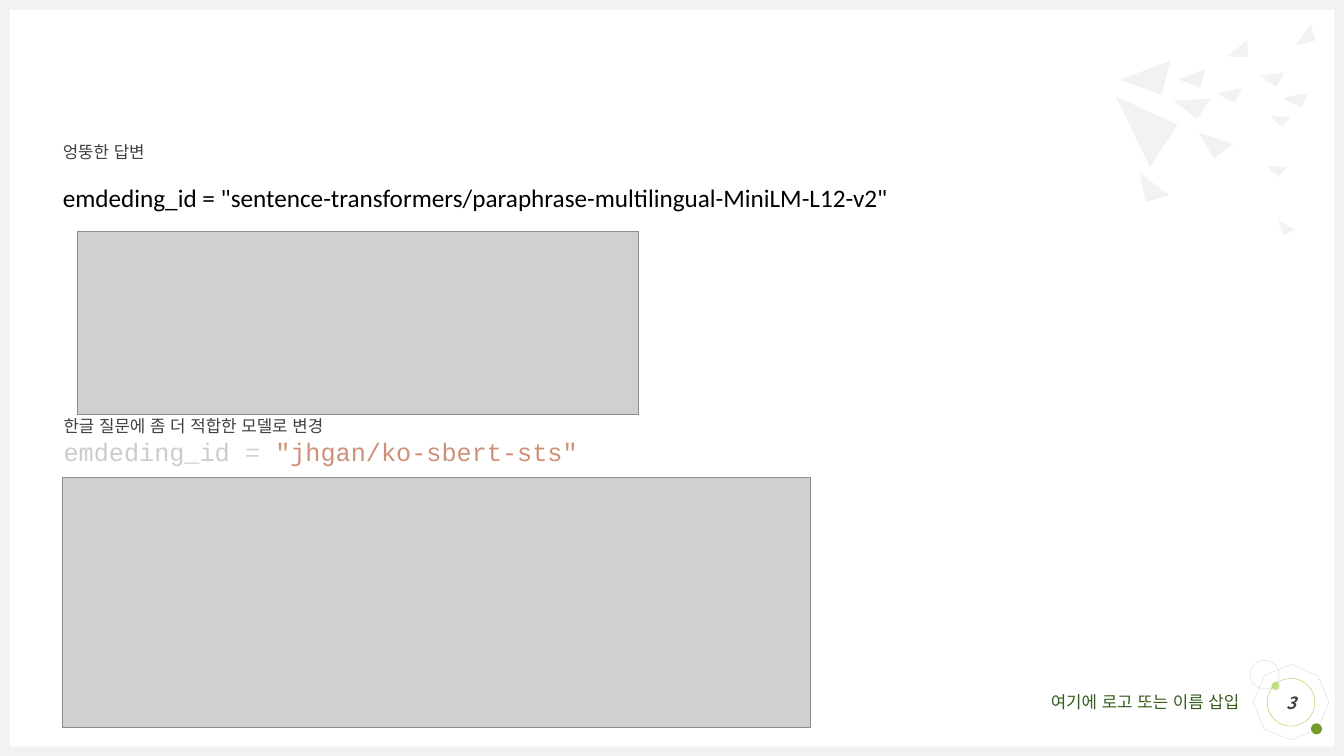
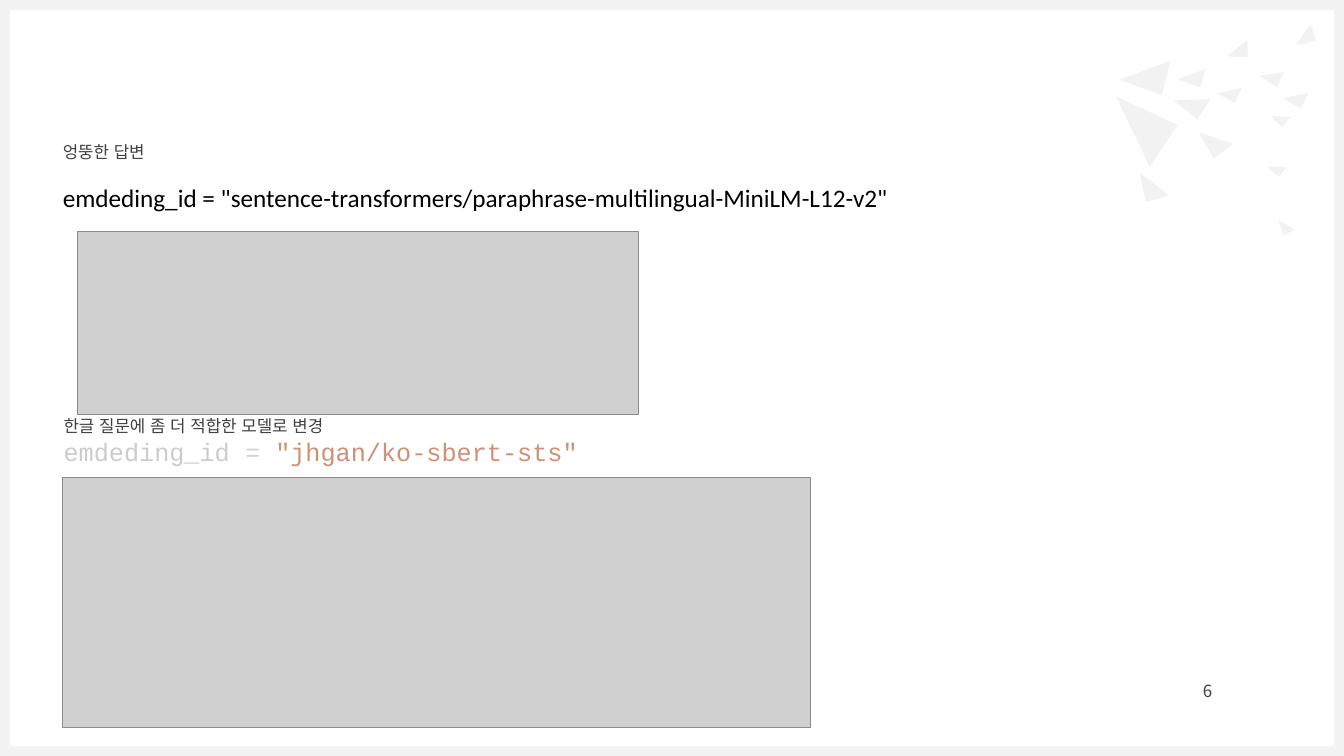
Before and after one commit to Wonchul08Lee/GenAI, a slide deck: slide 6 of Report.pptx (slide 3 before the commit). Drawn at 1344x756 pixels with LibreOffice and Linux fonts; fonts in the diff are those of the drawing; grey boxes stand for pictures. Boxes give left, top, right and bottom in pixels: in the first picture for what was removed or moved away, otherwise in the second. Text is boxed around its words. In the diff, an @@ line names an element or a change of style, - is before the commit and + after.

```diff
--- a/Report.pptx
+++ b/Report.pptx
@@ octagon removed at (1246, 657, 1337, 748) @@
@@ page number: place and size @@
-page number at (1267, 679, 1315, 726)
+page number at (1182, 667, 1229, 715)
@@ page number at (1182, 667, 1229, 715): outline #9ACB39 0.25 pt to none @@
@@ page number at (1203, 684, 1212, 697): text changed; bold off; italic off @@
-3
+6
@@ ellipse removed at (1250, 660, 1278, 689) @@
@@ ellipse removed at (1271, 682, 1279, 690) @@
@@ text removed at (1051, 694, 1239, 710) @@
-여기에 로고 또는 이름 삽입
@@ ellipse removed at (1312, 724, 1323, 735) @@
```
Also in this commit, not shown: 7 other slides changed, 4 slides added, 1 slide removed.
